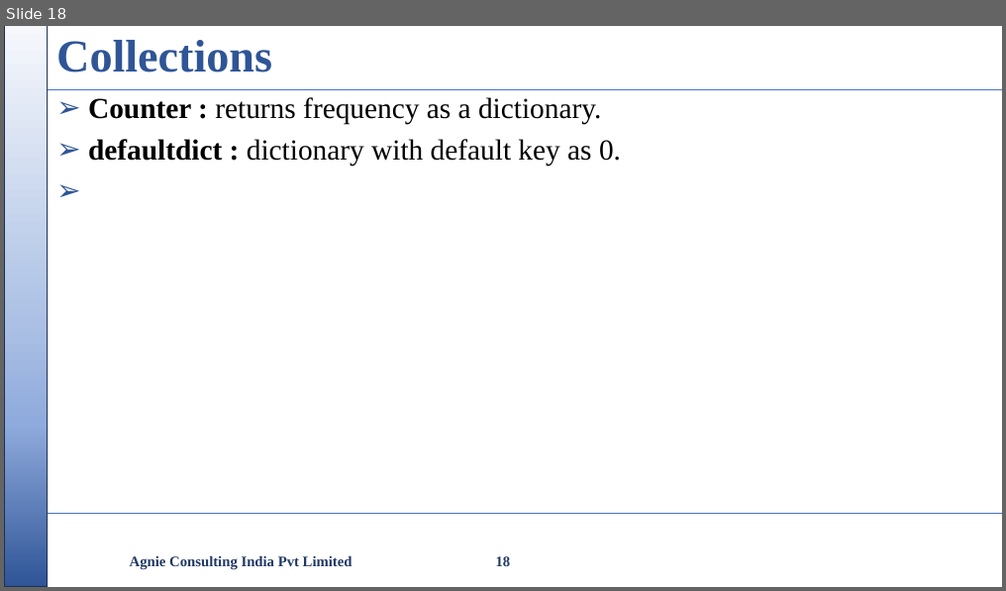
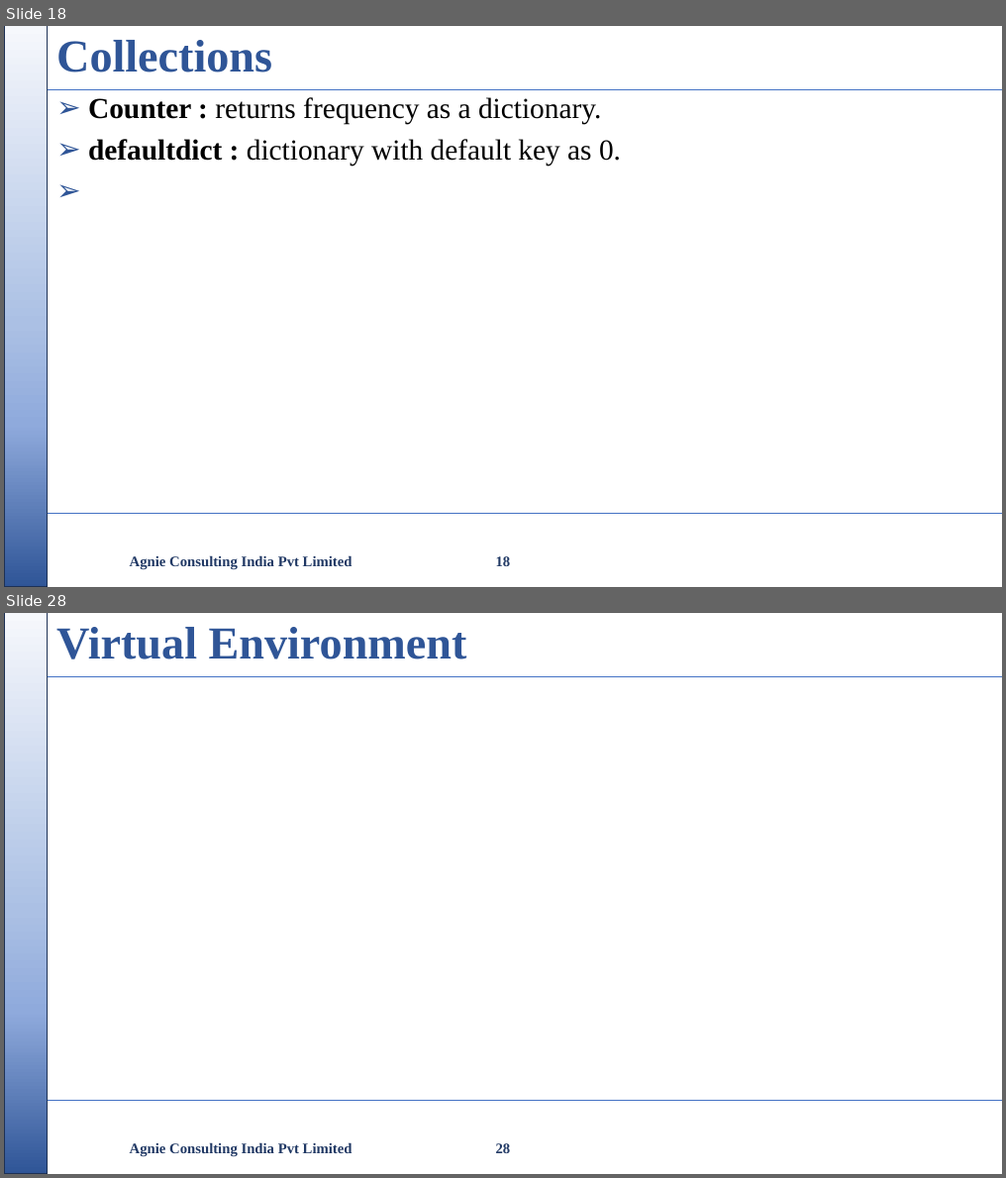
Before and after one commit to nikishdaniel1-del/Python-Cls, a slide deck: python class/Python Class.pptx. Shown one above the other, each under a label of ours: slide 18 before the commit, slides 18 and 28 after it; the slides between them are not shown. The pictures are 1006x591 and 1006x1178 pixels, drawn with LibreOffice and Linux fonts; fonts in the diff are those of the drawing; background and template pictures are left out. Boxes give left, top, right and bottom in pixels: in the first picture for what was removed or moved away, otherwise in the second. Text is boxed around its words. In the diff, an @@ line names an element or a change of style, - is before the commit and + after.

```diff
--- a/python class/Python Class.pptx
+++ b/python class/Python Class.pptx
@@ slide 28 added at [4,613,1002,1174], background #FFFFFF; not listed: 3 template elements that a slide beside it also shows @@
@@ title added at [56,627,467,660], 44 pt, text #2F5597, bold @@
+Virtual Environment
@@ text added at [130,1143,352,1157], 14 pt, text #203864, bold @@
+Agnie Consulting India Pvt Limited
@@ page number added at [496,1144,511,1154], 14 pt, text #203864, bold @@
+28
```
Also in this commit, not shown: 4 slides changed, 12 other slides added, 2 other files.
